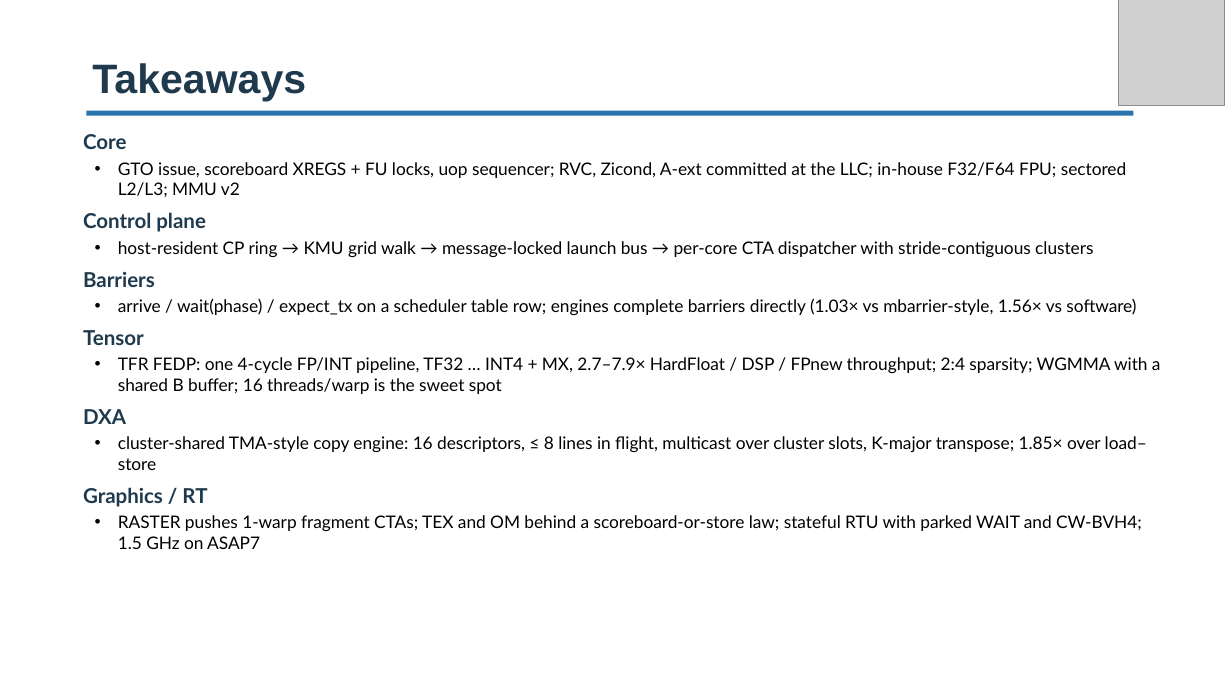
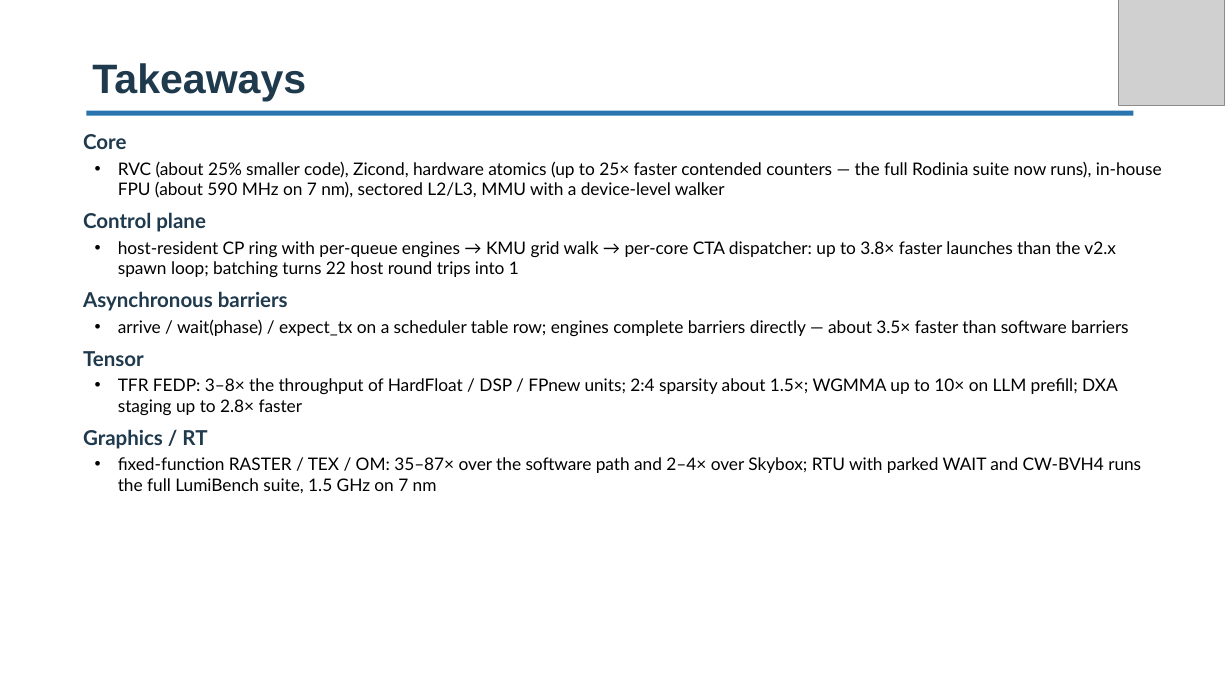
Before and after one commit to vortexgpgpu/vortex_tutorials, a slide deck: slide 23 of Slides_MICRO59/2.vortex_v3_architecture.pptx (slide 24 before the commit). Drawn at 1232x693 pixels with LibreOffice and Linux fonts; fonts in the diff are those of the drawing; grey boxes stand for pictures; background and template pictures are left out. Boxes give left, top, right and bottom in pixels: in the first picture for what was removed or moved away, otherwise in the second. Text is boxed around its words. In the diff, an @@ line names an element or a change of style, - is before the commit and + after.

```diff
--- a/Slides_MICRO59/2.vortex_v3_architecture.pptx
+++ b/Slides_MICRO59/2.vortex_v3_architecture.pptx
@@ text at [118,161,1162,198]: text changed @@
-  • GTO issue, scoreboard XREGS + FU locks, uop sequencer; RVC, Zicond, A-ext committed at the LLC; in-house F32/F64 FPU; sectored L2/L3; MMU v2
+  • RVC (about 25% smaller code), Zicond, hardware atomics (up to 25× faster contended counters — the full Rodinia suite now runs), in-house FPU (about 590 MHz on 7 nm), sectored L2/L3, MMU with a device-level walker
@@ text at [83,241,1129,336]: text changed @@
-  • host-resident CP ring → KMU grid walk → message-locked launch bus → per-core CTA dispatcher with stride-contiguous clusters
-Barriers
-  • arrive / wait(phase) / expect_tx on a scheduler table row; engines complete barriers directly (1.03× vs mbarrier-style, 1.56× vs software)
+  • host-resident CP ring with per-queue engines → KMU grid walk → per-core CTA dispatcher: up to 3.8× faster launches than the v2.x spawn loop; batching turns 22 host round trips into 1
+Asynchronous barriers
+  • arrive / wait(phase) / expect_tx on a scheduler table row; engines complete barriers directly — about 3.5× faster than software barriers
@@ text at [118,378,1118,415]: text changed @@
-  • TFR FEDP: one 4-cycle FP/INT pipeline, TF32 … INT4 + MX, 2.7–7.9× HardFloat / DSP / FPnew throughput; 2:4 sparsity; WGMMA with a shared B buffer; 16 threads/warp is the sweet spot
-DXA
-  • cluster-shared TMA-style copy engine: 16 descriptors, ≤ 8 lines in flight, multicast over cluster slots, K-major transpose; 1.85× over load–store
+  • TFR FEDP: 3–8× the throughput of HardFloat / DSP / FPnew units; 2:4 sparsity about 1.5×; WGMMA up to 10× on LLM prefill; DXA staging up to 2.8× faster
@@ text at [118,457,1141,493]: text changed @@
-  • RASTER pushes 1-warp fragment CTAs; TEX and OM behind a scoreboard-or-store law; stateful RTU with parked WAIT and CW-BVH4; 1.5 GHz on ASAP7
+  • fixed-function RASTER / TEX / OM: 35–87× over the software path and 2–4× over Skybox; RTU with parked WAIT and CW-BVH4 runs the full LumiBench suite, 1.5 GHz on 7 nm
```
Also in this commit, not shown: 15 other slides changed, 3 slides added, 4 slides removed, 4 other files.
